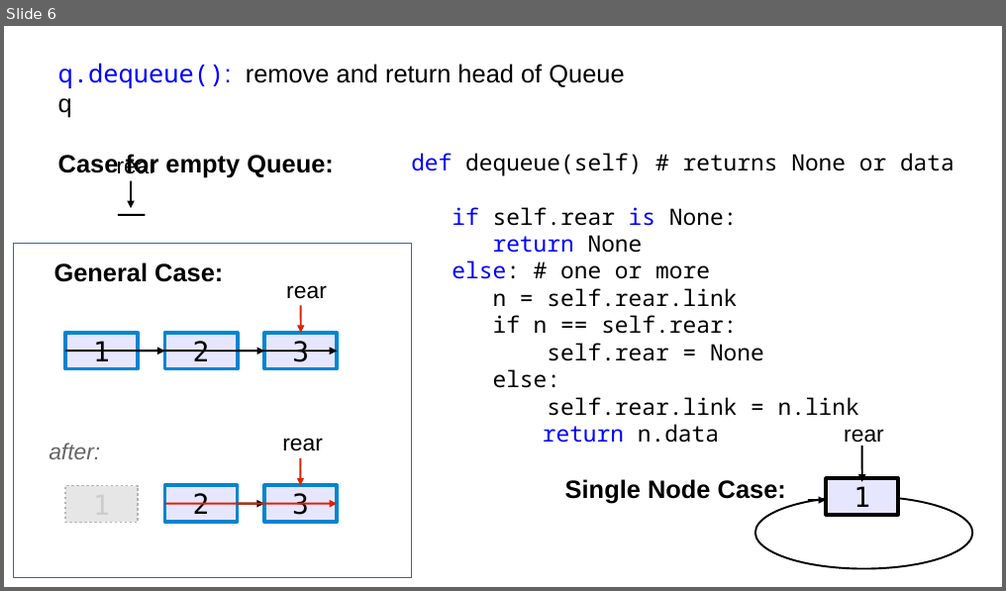
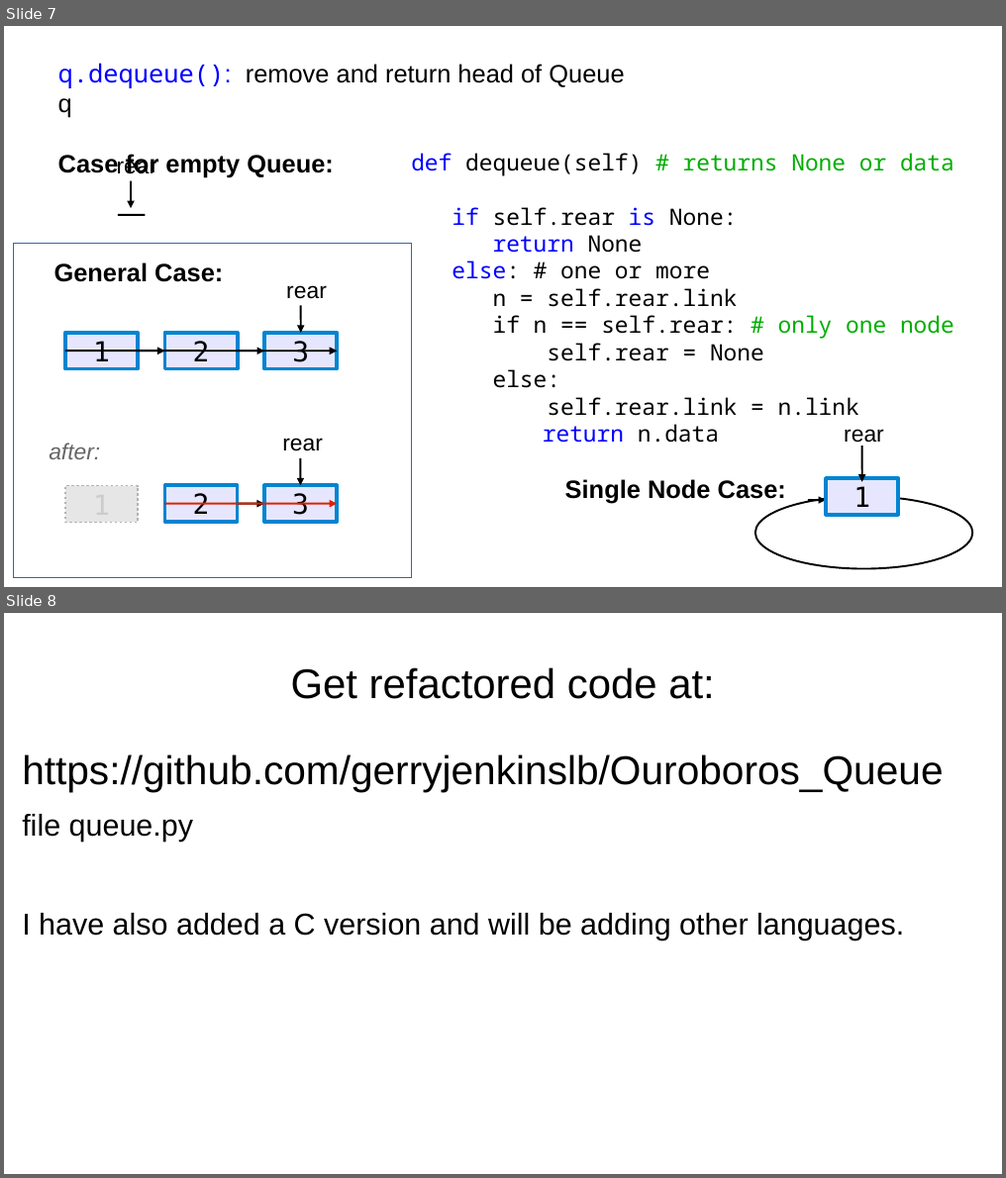
Before and after one commit to gerryjenkinslb/Ouroboros_Queue, a slide deck: OuroborosQueue.odp. Shown one above the other, each under a label of ours: slide 6 before the commit, slides 7 and 8 after it. The pictures are 1006x591 and 1006x1178 pixels, drawn with LibreOffice and Linux fonts; fonts in the diff are those of the drawing. Boxes give left, top, right and bottom in pixels: in the first picture for what was removed or moved away, otherwise in the second. Text is boxed around its words. In the diff, an @@ line names an element or a change of style, - is before the commit and + after.

```diff
--- a/OuroborosQueue.odp
+++ b/OuroborosQueue.odp
@@ slide 8 added at bbox=[4, 613, 1002, 1174], background #FFFFFF @@
@@ title added at bbox=[291, 667, 715, 699], 33 pt, text #000000 @@
+Get refactored code at:
@@ text added at bbox=[22, 755, 943, 941], 24 pt, text #000000 @@
+https://github.com/gerryjenkinslb/Ouroboros_Queue
+file queue.py
+I have also added a C version and will be adding other languages.
@@ what was slide 6 is now slide 7 @@
@@ slide 7 changed as well @@
@@ text at bbox=[411, 153, 954, 176]: text colour #000000 to #00AE00 in "# returns None or data" @@
@@ arrow (301, 306) - (301, 333): stroke #DC2300 1.5 pt to #000000 1.5 pt @@
@@ text at bbox=[493, 315, 954, 339]: text changed @@
-if n == self.rear:
+if n == self.rear: # only one node
@@ arrow (300, 459) - (300, 486): stroke #DC2300 1.5 pt to #000000 1.5 pt @@
@@ rectangle "1" at bbox=[827, 478, 899, 515]: outline #000000 3 pt to #0084D1 3 pt @@
```
Also in this commit, not shown: 4 other slides changed, 1 other slide added.
